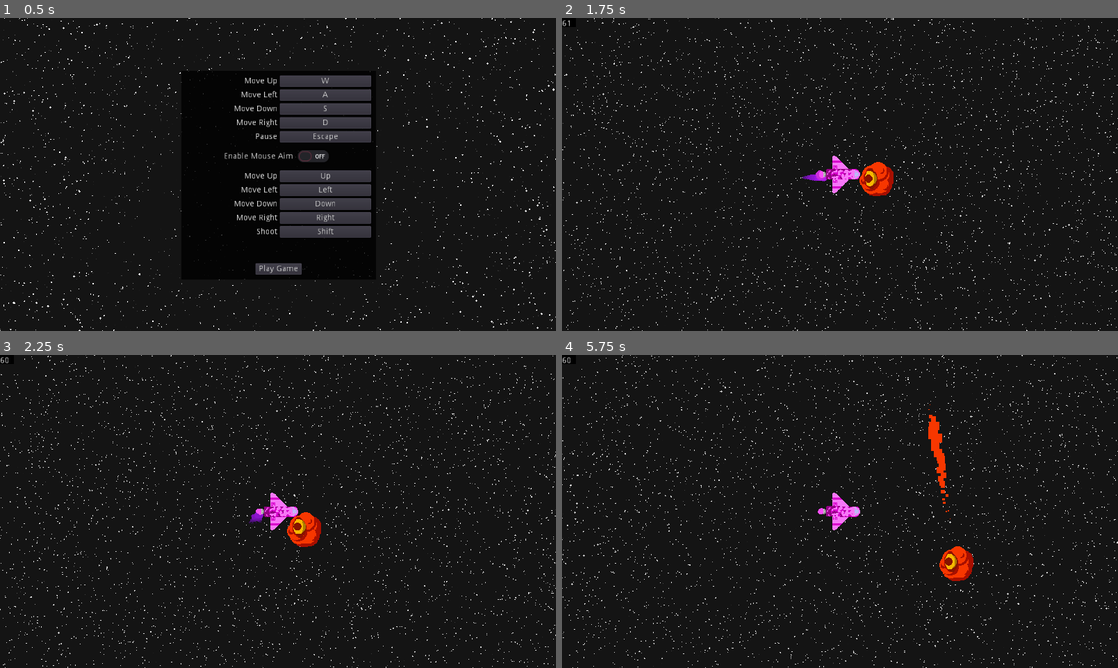
Above: before the commit, frames 1-4 (two rows, left to right).
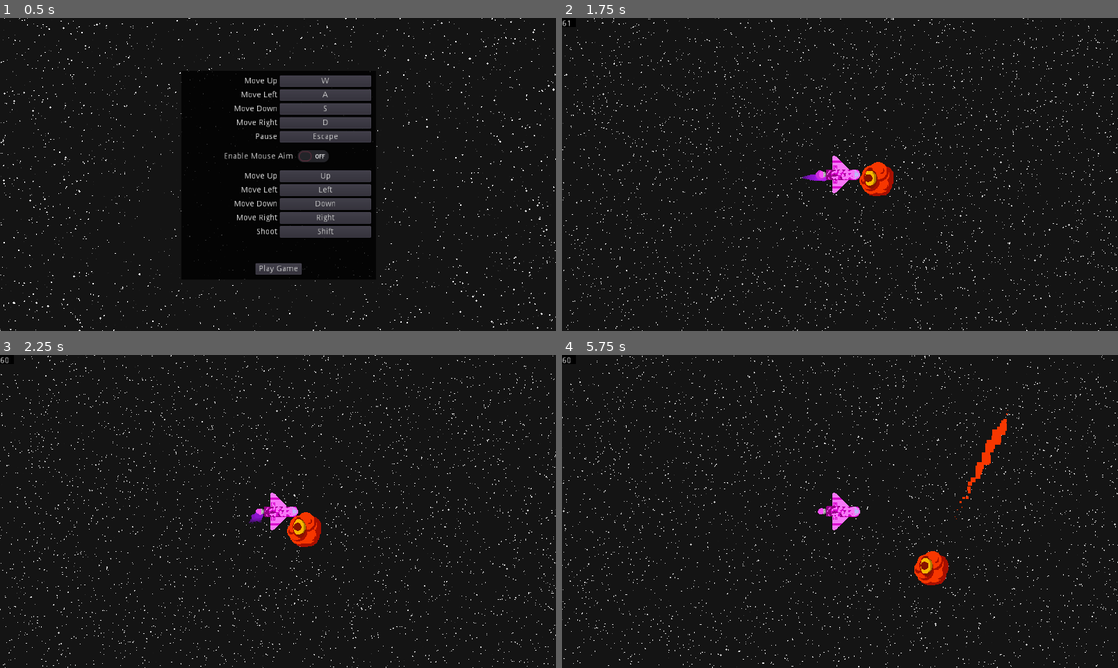
Above: after the commit, the same moments.

Repository: Jellonator/04-Space-Shooter
Game: Godot game, scene res://Gui/StartScreen.tscn
The game is run twice, just before and just after one commit, with the same random seed, the same clock (stepped at 60 frames per second) and the same inputs.
Inputs (mouse positions are in pixels of both pictures, inside the frame that each line leads up to):
- Up to frame 1 (0.5 s): no input
- Up to frame 2 (1.75 s): click "Play Game" at 0.5 s; tap Enter at 1.25 s; move the mouse to (962, 158) at 1.27 s; press the mouse at (962, 158) at 1.28 s; hold D (move_right) from 1.28 s (still down)
- Up to frame 3 (2.25 s): release D (move_right) at 2 s; release the mouse at (400, 495) at 2 s; drag from (166, 527) to (250, 574) at 2.02 s
- Up to frame 4 (5.75 s): move the mouse to (895, 442) at 2.77 s; hold D (move_right) 2.78-3.5 s; hold Down (look_down) 2.78-3.5 s; drag from (812, 574) to (673, 464) at 3.52 s; move the mouse to (1006, 558) at 4.27 s; hold A (move_left) 4.28-5 s; hold Right (look_right) 4.28-5 s; drag from (673, 464) to (867, 552) at 5.02 s

Frame 1 is identical in both runs. In frame 2, less than 0.1% of the frame differs, in the area x 2-94%, y 2-70%; in frame 3, less than 0.1%; in frame 4, 4.5%, in the area x 0-100%, y 0-100%.

Commit message:
Enemy now slowly inches towards player

Diff:
--- a/Object/Enemy/EnemyBase.gd
+++ b/Object/Enemy/EnemyBase.gd
@@ -1,12 +1,16 @@
 extends KinematicBody2D
 
 onready var shader := preload("res://Object/Enemy/death_shader.shader")
+
 export var max_health := 10
 export(Array, NodePath) var sprites := [];
+export var drag := 0.1
+
 var health := 1
 var mod_timer := 0.0
 var death_timer := 1.0
 var smat: ShaderMaterial
+var velocity := Vector2(0, 0)
 
 func _ready():
 	health = max_health
@@ -23,12 +27,13 @@
 	collision_mask = 0
 	collision_layer = 0
 
-func do_damage(amount: int):
+func do_damage(amount: int, accel: Vector2):
 	health = clamp(health - amount, 0, max_health)
 	if health <= 0:
 		do_kill()
 	mod_timer = 1.0 / 20.0
 	modulate = Color.red
+	velocity += accel
 
 func _physics_process(delta):
 	if mod_timer > 0:
@@ -45,6 +50,11 @@
 			queue_free()
 		else:
 			smat.set_shader_param("death", death_timer)
+	velocity = move_and_slide(velocity)
+	if velocity.length() > 1e-4:
+		velocity += -drag * velocity * velocity * delta * velocity.normalized()
+	else:
+		velocity = Vector2(0, 0)
 
 func get_nearest_player():
 	var ret = null
@@ -55,3 +65,13 @@
 			dis = newdis
 			ret = player
 	return ret
+
+func add_velocity(accel: Vector2):
+	velocity += accel
+
+func tween_velocity(target_velocity: Vector2, accel: float):
+	var vdiff := target_velocity - velocity
+	if vdiff.length() < accel:
+		velocity = target_velocity
+	else:
+		velocity += vdiff.normalized() * accel
--- a/Object/Enemy/EnemyShot.gd
+++ b/Object/Enemy/EnemyShot.gd
@@ -1,7 +1,9 @@
 extends Node2D
 
+# Must be off-screen for 5 seconds to despawn
+const REMOVE_TIME_MAX := 5.0
 export var velocity := Vector2(0, 0)
-var remove_time := 1.0
+var remove_time := REMOVE_TIME_MAX
 
 func _physics_process(delta):
 	global_position += delta * velocity
@@ -10,7 +12,7 @@
 		if remove_time < 0:
 			queue_free()
 	else:
-		remove_time = 1.0
+		remove_time = REMOVE_TIME_MAX
 	$Particles2D.position = velocity * delta * 6
 
 func _on_Area2D_body_entered(body):
--- a/Object/Enemy/EnemyShot.tscn
+++ b/Object/Enemy/EnemyShot.tscn
@@ -1,18 +1,23 @@
-[gd_scene load_steps=7 format=2]
+[gd_scene load_steps=8 format=2]
 
 [ext_resource path="res://Object/Enemy/EnemyShot.gd" type="Script" id=1]
 
 [sub_resource type="CircleShape2D" id=1]
 
-[sub_resource type="CurveTexture" id=2]
+[sub_resource type="Curve" id=2]
+min_value = -1.0
+_data = [ Vector2( 0, 1 ), 0.0, 0.0, 0, 0, Vector2( 1, 1 ), 0.0, 0.0, 0, 0 ]
 
-[sub_resource type="Curve" id=3]
+[sub_resource type="CurveTexture" id=3]
+curve = SubResource( 2 )
+
+[sub_resource type="Curve" id=4]
 _data = [ Vector2( 0.011396, 0 ), 0.0, 0.0, 0, 0, Vector2( 0.242165, 1 ), 0.0, 0.0, 0, 0, Vector2( 1, 0 ), 0.0, 0.0, 0, 0 ]
 
-[sub_resource type="CurveTexture" id=4]
-curve = SubResource( 3 )
+[sub_resource type="CurveTexture" id=5]
+curve = SubResource( 4 )
 
-[sub_resource type="ParticlesMaterial" id=5]
+[sub_resource type="ParticlesMaterial" id=6]
 emission_shape = 1
 emission_sphere_radius = 4.0
 flag_disable_z = true
@@ -20,10 +25,10 @@
 orbit_velocity = 0.0
 orbit_velocity_random = 0.0
 scale = 16.0
-scale_curve = SubResource( 4 )
+scale_curve = SubResource( 5 )
 color = Color( 0.972549, 0.219608, 0, 1 )
 hue_variation = -1.0
-hue_variation_curve = SubResource( 2 )
+hue_variation_curve = SubResource( 3 )
 
 [node name="EnemyShot" type="Node2D"]
 script = ExtResource( 1 )
@@ -38,8 +43,9 @@
 [node name="Particles2D" type="Particles2D" parent="."]
 amount = 32
 lifetime = 0.75
+visibility_rect = Rect2( -300, -300, 600, 600 )
 local_coords = false
-process_material = SubResource( 5 )
+process_material = SubResource( 6 )
 
 [node name="VisibilityNotifier2D" type="VisibilityNotifier2D" parent="."]
 rect = Rect2( -16, -16, 32, 32 )
--- a/Object/Enemy/EyeEnemy.gd
+++ b/Object/Enemy/EyeEnemy.gd
@@ -1,11 +1,13 @@
 extends "res://Object/Enemy/EnemyBase.gd"
 
 const SHOOT_SCENE := preload("res://Object/Enemy/EnemyShot.tscn")
-const SHOOT_SPEED := 320
-const SHOOT_RATE := 0.5
+const SHOOT_SPEED := 320.0
+const SHOOT_RATE := 0.25
+const SPEED := 120.0
+const ACCEL := 100.0
 
 const LOOK_LEN := Vector2(10, 6)
-const EYE_LEN := 4
+const EYE_LEN := 4.0
 
 onready var node_socket := $Base/Socket
 onready var node_eye := $Base/Socket/Eye
@@ -14,7 +16,7 @@
 var shoot_time := 0.0
 
 func _ready():
-	shoot_time = rand_range(0.5, 1.5)
+	shoot_time = rand_range(0.8, 1.2)
 
 func _physics_process(delta):
 	var player = get_nearest_player()
@@ -22,11 +24,12 @@
 		node_socket.position = Vector2(0, 0)
 #		node_eye.position = Vector2(0, 0)
 		eye_mat.set_shader_param("offset", Vector2(0, 0))
+		shoot_time = 1.0
 	else:
 		var diff = player.global_position - global_position
-		node_socket.position = LOOK_LEN * diff.normalized()
+		node_socket.position = (LOOK_LEN * diff.normalized()).round()
 #		node_eye.position = EYE_LEN * diff.normalized()
-		eye_mat.set_shader_param("offset", -diff.normalized() * EYE_LEN)
+		eye_mat.set_shader_param("offset", -(diff.normalized() * EYE_LEN).round())
 		shoot_time -= delta * SHOOT_RATE
 		if shoot_time < 0:
 			shoot_time = rand_range(0.9, 1.1)
@@ -34,3 +37,5 @@
 			get_parent().add_child(shot)
 			shot.global_position = global_position
 			shot.velocity = diff.normalized() * SHOOT_SPEED
+		if shoot_time > 0.2 and shoot_time < 0.6:
+			tween_velocity(diff.normalized() * SPEED, delta * ACCEL)
--- a/Object/Player/Player.gd
+++ b/Object/Player/Player.gd
@@ -67,7 +67,7 @@
 			if not result.empty():
 				var collider = result.collider
 				if collider.has_method("do_damage"):
-					collider.do_damage(1)
+					collider.do_damage(1, shot_direction * 50)
 				shot_target = result.position + shot_direction * 10
 			brender.add_bullet(shoot_from, shot_target, shootparent)
 	else:
